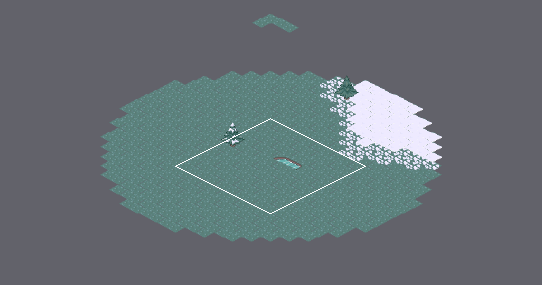
Tiled map, stored at IsoMap/Content/testiso.tmx. Above: a wide view before the commit, with the close-up outlined.
Close-up. Before the edit:
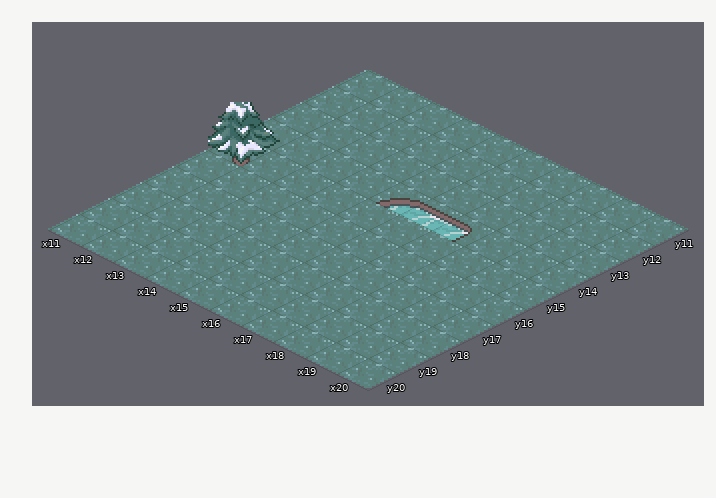
Cells are 32x16 px. Isometric: x runs down to the right, y down to the left. Shown: x 11..20, y 11..20.
The result:
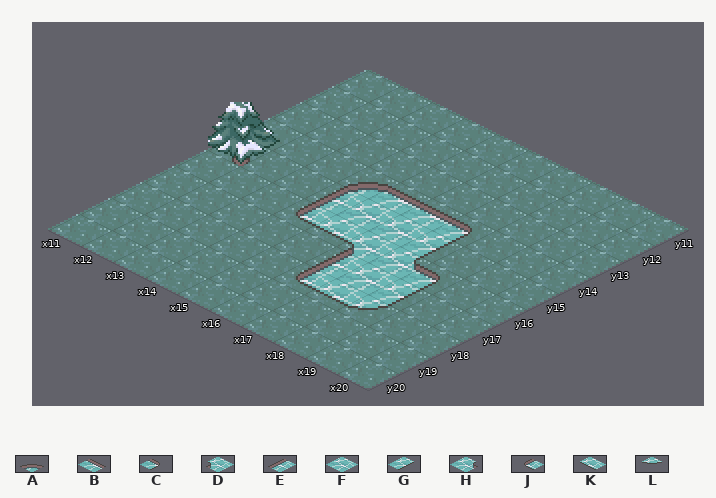
Key: from "tiles eau": A 0, B 1, C 2, D 4, E 10, F 11, G 12, H 13, J 20, K 21, L 22.
_ is an empty cell.
Change:
{"where": "layer \"00floor2\""}
{"y":14,"x":14,"old":"_A","new":"AB"}
{"y":15,"x":14,"old":"____","new":"EFFG"}
{"y":16,"x":14,"old":"_____","new":"JKDHC"}
{"y":17,"x":16,"old":"___","new":"EFG"}
{"y":18,"x":16,"old":"___","new":"JKL"}
